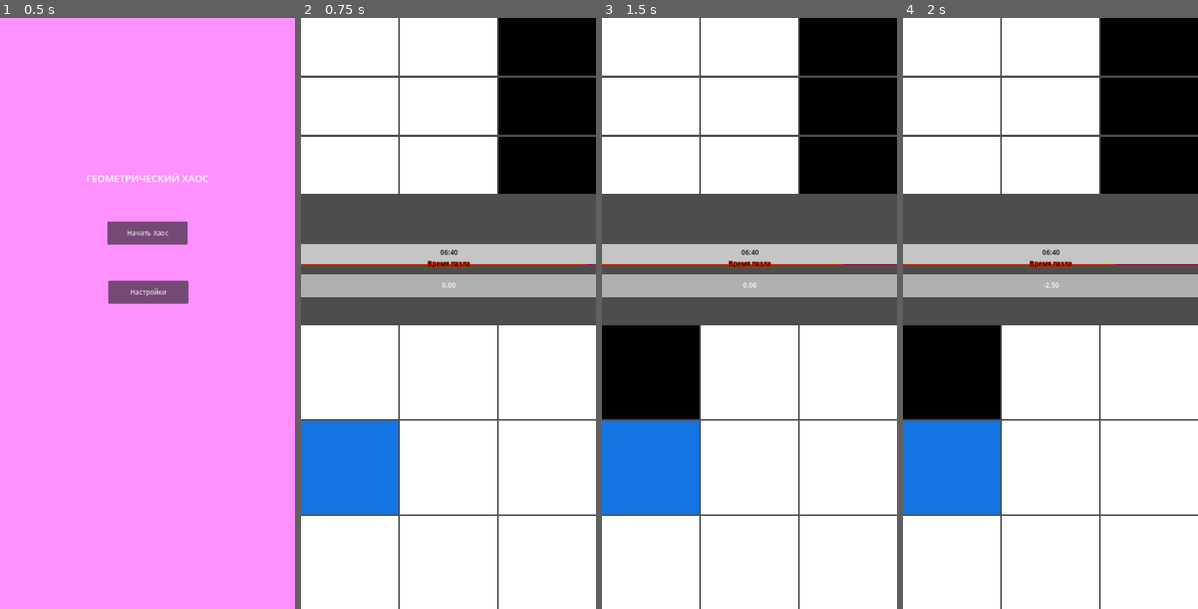
Above: before the commit, frames 1-4 (left to right).
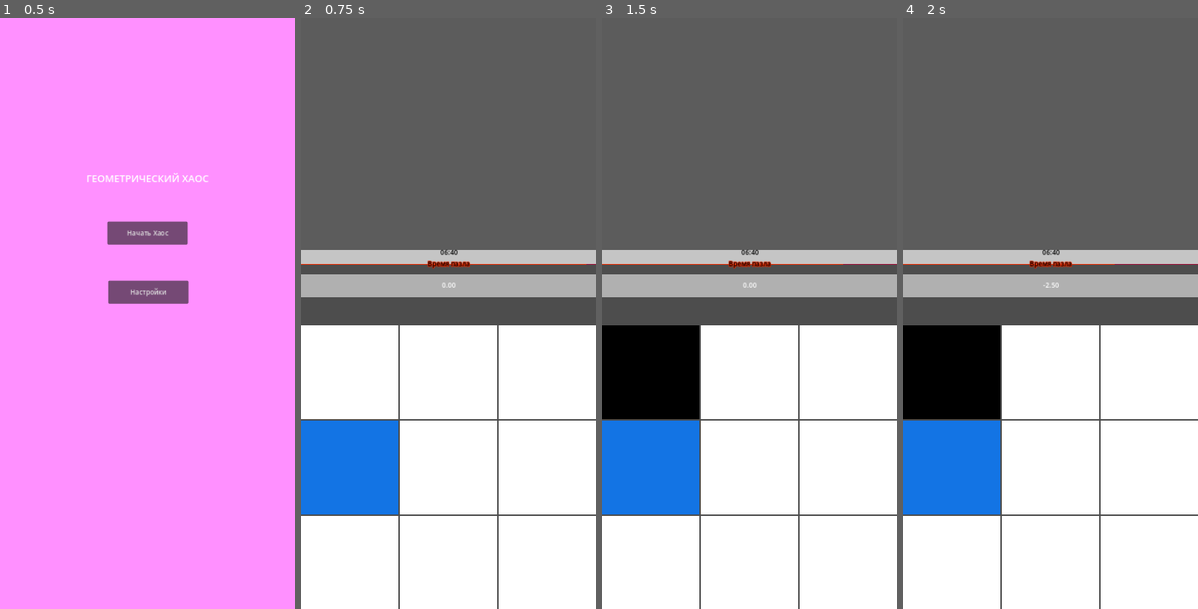
Above: after the commit, the same moments.

Repository: Less-ThanThree/square-chaos
Game: Godot game, scene res://Scenes/Main/Main.tscn
Two runs of this game, one before a commit and one after it. Both use one fixed random seed, a clock stepped at 60 frames per second and the inputs below.
Inputs (mouse positions are in pixels of both pictures, inside the frame that each line leads up to):
- Up to frame 1 (0.5 s): no input
- Up to frame 2 (0.75 s): click "Начать Хаос" at 0.5 s
- Up to frame 3 (1.5 s): click (652, 372) at 1.27 s
- Up to frame 4 (2 s): no input

Frame 1 is identical in both runs. In frame 2, 30% of the frame differs, in the area x 0-100%, y 0-40%; in frame 3, 30%; in frame 4, 30%.
Error in both runs: Attempt to call function 'get_device_name' in base 'null instance' on a null instance. (res://GlobalScripts/DeviceInfo.gd:7)

Commit message:
Update buff/debuff procent

Diff:
--- a/GlobalScripts/PlayerStatus.gd
+++ b/GlobalScripts/PlayerStatus.gd
@@ -47,6 +47,9 @@
 
 # Активен ли бафф защиты
 var _isDefenseBuffActive: bool = false : set = setIsDefenseBuffActive, get = getIsDefenseBuffActive
+
+# Активен ли дебафф медленное угасание
+var _isFadingBuffActive: bool = false : set = setIsFadingBuffActive, get = getIsFadingBuffActive
 
 # Стадии игры
 # ID - номер стадии
@@ -139,7 +142,7 @@
 		"PlatesDebuffMax": 4,
 		"Path": true,
 		"AvalibaleBuffsId": [0, 1, 8, 11, 10],
-		"AvalibaleDebuffsId": [0, 1, 8],
+		"AvalibaleDebuffsId": [0, 1, 8, 10],
 	},
 	3: {
 		"PointsStage": 1550.0,
@@ -154,7 +157,7 @@
 		"PlatesDebuffMax": 5,
 		"Path": true,
 		"AvalibaleBuffsId": [0, 1, 8, 11, 10],
-		"AvalibaleDebuffsId": [0, 1, 8],
+		"AvalibaleDebuffsId": [0, 1, 8, 10],
 	},
 	4: {
 		"PointsStage": 3800.0,
@@ -169,7 +172,7 @@
 		"PlatesDebuffMax": 0,
 		"Path": true,
 		"AvalibaleBuffsId": [0, 1, 4, 8, 9, 11, 10],
-		"AvalibaleDebuffsId": [0, 1, 4, 8, 9],
+		"AvalibaleDebuffsId": [0, 1, 4, 8, 9, 10],
 	},
 	5: {
 		"PointsStage": 8200.0,
@@ -184,7 +187,7 @@
 		"PlatesDebuffMax": 0,
 		"Path": true,
 		"AvalibaleBuffsId": [0, 1, 4, 5, 8, 9, 11],
-		"AvalibaleDebuffsId": [0, 1, 4, 5, 8, 9],
+		"AvalibaleDebuffsId": [0, 1, 4, 5, 8, 9, 10],
 	},
 	6: {
 		"PointsStage": 14600.0,
@@ -471,3 +474,9 @@
 
 func getIsDefenseBuffActive() -> bool:
 	return _isDefenseBuffActive
+
+func setIsFadingBuffActive(isActive: bool) -> void:
+	_isFadingBuffActive = isActive
+
+func getIsFadingBuffActive() -> bool:
+	return _isFadingBuffActive
--- a/GlobalScripts/ProbabilityBank.gd
+++ b/GlobalScripts/ProbabilityBank.gd
@@ -32,6 +32,13 @@
 
 # Массив исключенных дебаффов
 var exceptionDebuffIdArray: Array = []
+
+# Состояние для дебаффа медленное угасание
+var StateFading: Dictionary = {
+	"GeneralTime": 10.0,
+	"VisibleTime":4.0,
+	"FadeTime": 2.0,
+}
 
 # Состояние баффа/дебаффа
 enum StateBuff {
@@ -516,6 +523,12 @@
 		elif chanceGoldPlate >= 0.4 && (type == StateBuff.DEBUFF):
 			buffArray.erase(7)
 
+	if buffArray.has(9):
+		if chanceBuff >= 0.7 && (type == StateBuff.BUFF):
+			buffArray.erase(9)
+		elif chanceDebuff >= 0.7 && (type == StateBuff.DEBUFF):
+			buffArray.erase(9)
+
 	print("BUFF EXCEPTION" ,buffArray)
 	return buffArray
 
@@ -603,9 +616,12 @@
 				chanceBuff -= PROCENTDBF
 		10:
 			if StateBuff.BUFF == type:
-				print("DEFENSE DEBUFF")
+				print("DEFENSE BUFF")
 				PlayerStatus.setIsDefenseBuffActive(true)
 				PlayerStatus.setPlayerDefenseCount(TEMPDEFENS)
+			elif StateBuff.DEBUFF == type:
+				print("FADING DEBUFF")
+				PlayerStatus.setIsFadingBuffActive(true)
 		11:
 			if StateBuff.BUFF == type:
 				print("TIME FREEZE")
--- a/Scenes/Level/Level.gd
+++ b/Scenes/Level/Level.gd
@@ -4,9 +4,15 @@
 @onready var gridLevel = $GridContainer
 @onready var colorBuff = $ContainerBuff/ColorBuff
 @onready var buffLabel = $ContainerBuff/ColorBuff/LabelBuff
+#@onready var fadeBuffRect = $FadeBuffRect
+#@onready var timerFadingWait = $timerFadingWait
+#@onready var timerFadingGeneral = $timerFadingGeneral
 
 var currentStage: Dictionary
 var buffState: Array
+#var fadeColorStart: Color = Color(0.361, 0.361, 0.361, 0)
+#var fadeColorEnd: Color = Color(0.361, 0.361, 0.361, 1)
+#var tween: Tween
 
 signal readyLevel
 signal compareLevel
@@ -48,6 +54,17 @@
 
 	generateLevel(PlayerStatus.currentSize, PlayerStatus.minPlate, PlayerStatus.maxPlate)
 
+#	fadeBuffRect.color = fadeColorStart
+#
+#	tween = get_tree().create_tween()
+#	tween.tween_property(fadeBuffRect, "color", fadeColorEnd, ProbabilityBank.StateFading["FadeTime"])
+#	tween.tween_property(fadeBuffRect, "color", fadeColorStart, ProbabilityBank.StateFading["FadeTime"])
+#	tween.tween_property(fadeBuffRect, "color", fadeColorStart, ProbabilityBank.StateFading["FadeTime"])
+#	tween.stop()
+#
+#	timerFadingWait.wait_time = ProbabilityBank.StateFading["VisibleTime"]
+#	timerFadingGeneral.wait_time = ProbabilityBank.StateFading["GeneralTime"]
+
 func _process(delta):
 	if PlayerStatus.getCompareMatrix():
 		freeLevel()
@@ -73,6 +90,9 @@
 			PlayerStatus.currentSize = currentStage["LevelSize"]
 		print("LevelSize: ", PlayerStatus.currentSize)
 		generateLevel(PlayerStatus.currentSize, PlayerStatus.minPlate, PlayerStatus.maxPlate)
+
+#	if PlayerStatus.getIsFadingBuffActive():
+#		setFadeDebuff()
 
 # Генерация матрицы для уровня levelSize: размер матрицы,
 # maxPlate: максимальное количество полей
@@ -181,6 +201,23 @@
 	print("MaxPlate: ", PlayerStatus.maxPlate)
 	if (maxPlate != 0):
 		PlayerStatus.maxPlate = maxPlate
-
 	if (minPlate != 0):
 		PlayerStatus.minPlate = minPlate
+
+#func setFadeDebuff():
+#	PlayerStatus.setIsFadingBuffActive(false)
+#	timerFadingGeneral.start()
+#	timerFadingWait.start()
+
+#func _on_timer_fading_wait_timeout():
+#	tween.stop()
+#	tween.tween_property(fadeBuffRect, "color", fadeColorEnd, ProbabilityBank.StateFading["FadeTime"])
+#	tween.tween_property(fadeBuffRect, "color", fadeColorStart, ProbabilityBank.StateFading["FadeTime"])
+#	tween.play()
+#	timerFadingWait.start()
+#
+#func _on_timer_fading_general_timeout():
+#	tween.stop()
+#	timerFadingWait.stop()
+#	tween.tween_property(fadeBuffRect, "color", fadeColorStart, ProbabilityBank.StateFading["FadeTime"])
+#	tween.play()
--- a/Scenes/Level/Level.tscn
+++ b/Scenes/Level/Level.tscn
@@ -22,6 +22,14 @@
 grow_horizontal = 2
 grow_vertical = 2
 size_flags_horizontal = 3
+
+[node name="FadeBuffRect" type="ColorRect" parent="."]
+layout_mode = 2
+offset_right = 720.0
+offset_bottom = 566.0
+size_flags_horizontal = 3
+size_flags_vertical = 3
+color = Color(0.360784, 0.360784, 0.360784, 1)
 
 [node name="ContainerBuff" type="BoxContainer" parent="."]
 layout_mode = 1
@@ -53,3 +61,10 @@
 grow_vertical = 2
 theme_override_colors/font_color = Color(0, 0, 0, 1)
 text = "Бафф"
+
+[node name="timerFadingWait" type="Timer" parent="."]
+
+[node name="timerFadingGeneral" type="Timer" parent="."]
+
+[connection signal="timeout" from="timerFadingWait" to="." method="_on_timer_fading_wait_timeout"]
+[connection signal="timeout" from="timerFadingGeneral" to="." method="_on_timer_fading_general_timeout"]
